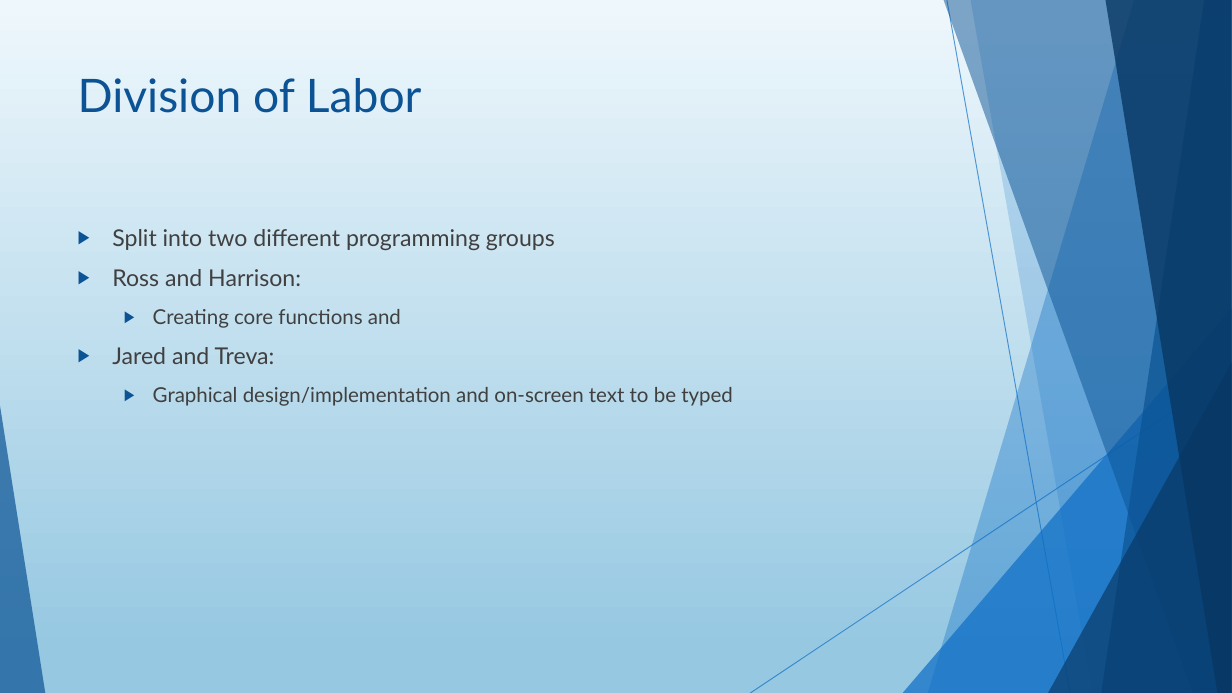
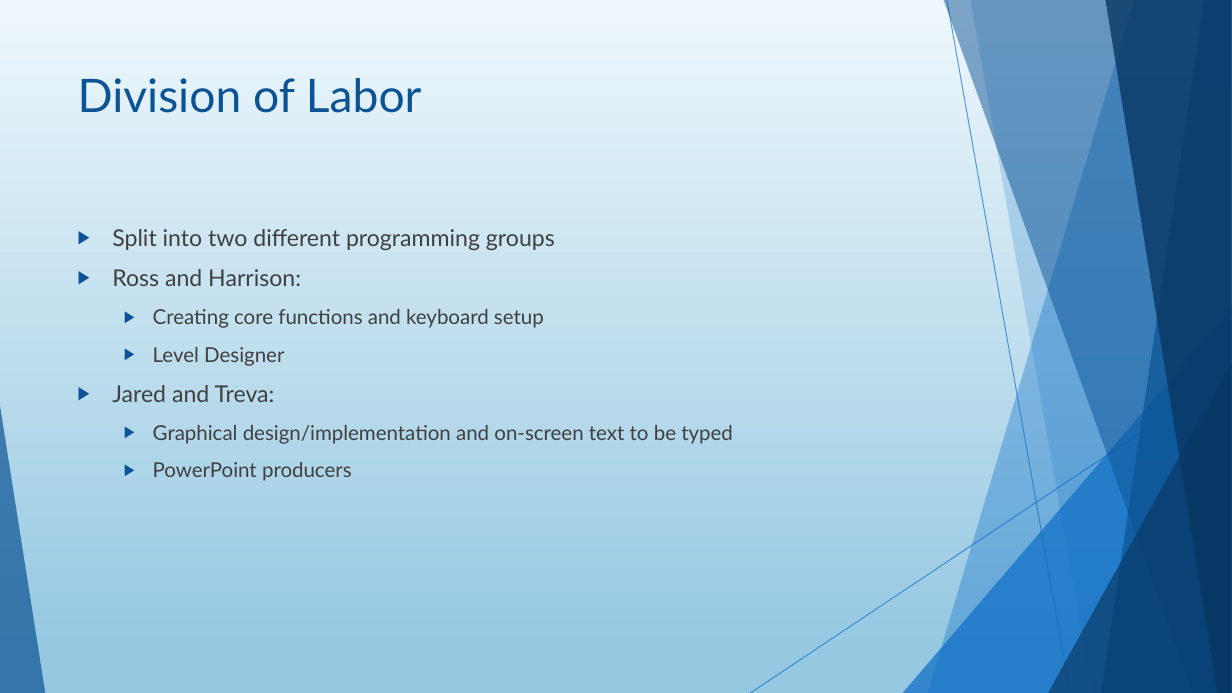
Before and after one commit to Harrison-Palmer/Typing-Tutor, a slide deck: slide 5 of TypingTutorPowerPoint.pptx (slide 4 before the commit). Drawn at 1232x693 pixels with LibreOffice and Linux fonts; fonts in the diff are those of the drawing. Boxes give left, top, right and bottom in pixels: in the first picture for what was removed or moved away, otherwise in the second. Text is boxed around its words. In the diff, an @@ line names an element or a change of style, - is before the commit and + after.

```diff
--- a/TypingTutorPowerPoint.pptx
+++ b/TypingTutorPowerPoint.pptx
@@ text at box(153, 309, 544, 366): text changed @@
-  ▶ Creating core functions and
+  ▶ Creating core functions and keyboard setup
+  ▶ Level Designer
@@ text at box(153, 462, 352, 481): paragraph added @@
+  ▶ PowerPoint producers
```
Also in this commit, not shown: 4 other slides changed.
